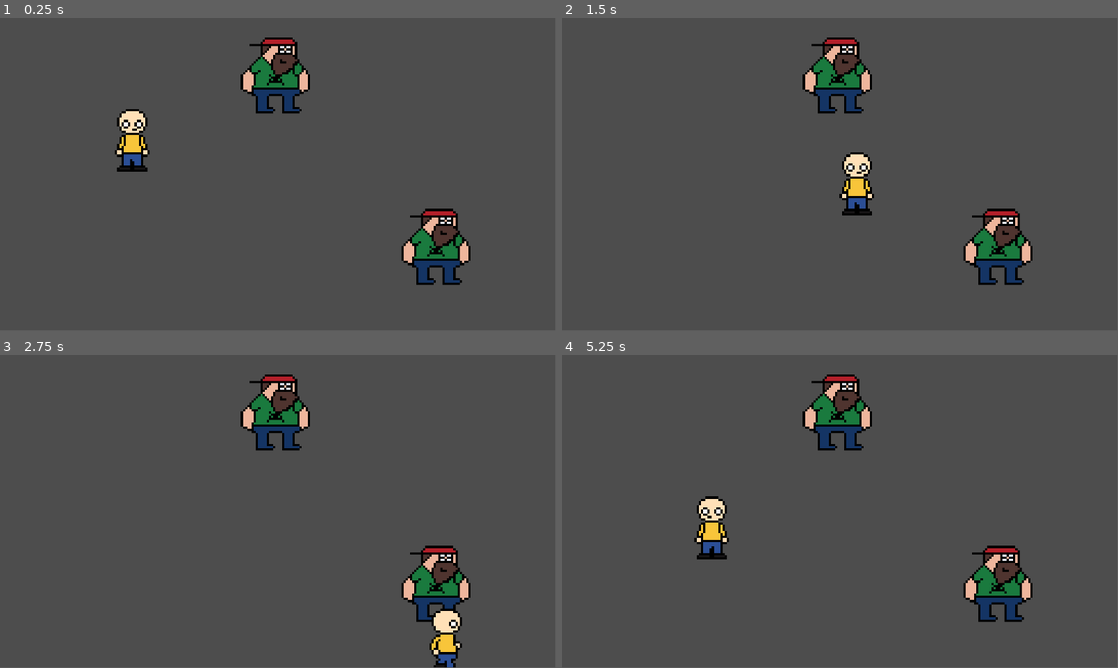
Above: before the commit, frames 1-4 (two rows, left to right).
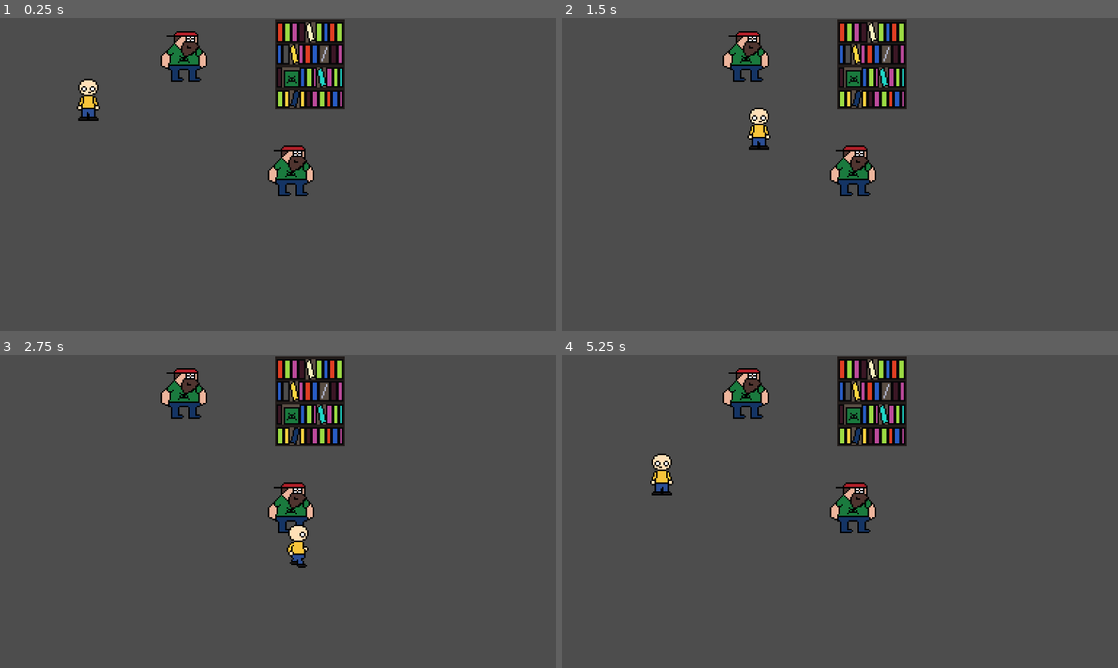
Above: after the commit, the same moments.

Repository: memoloop/ld58
Game: Godot game, scene res://scenes/game/game.tscn
Two runs of this game, one before a commit and one after it. Both use one fixed random seed, a clock stepped at 60 frames per second and the inputs below.
Inputs:
- Up to frame 1 (0.25 s): no input
- Up to frame 2 (1.5 s): tap Enter at 0.5 s; hold D (walk_right) 0.53-1.28 s; hold Space (interact, bound only after the commit) 0.53-1.28 s; hold S (walk_down) from 1.28 s (still down); tap Space (interact, bound only after the commit) at 1.35 s
- Up to frame 3 (2.75 s): release S (walk_down) at 2.03 s; hold D (walk_right) from 2.03 s (still down); hold Space (interact, bound only after the commit) from 2.03 s (still down)
- Up to frame 4 (5.25 s): release D (walk_right) at 2.78 s; release Space (interact, bound only after the commit) at 2.78 s; hold W (walk_up) 2.78-3.53 s; tap Space (interact, bound only after the commit) at 2.85, 4.35 s; hold Space (interact, bound only after the commit) 3.53-4.28 s; hold A (walk_left) 3.53-5.03 s; hold S (walk_down) from 5.03 s (still down); hold Space (interact, bound only after the commit) from 5.03 s (still down)
The window is 799x449 before the commit and 800x450 after it. Grey fills any space a smaller window leaves; there, only what the larger window draws over its background counts as a difference.

The runs differ from the first frame. In frame 1, 9.5% of the frame differs, in the area x 13-85%, y 0-86%; in frame 2, 8.9%; in frame 3, 9.2%; in frame 4, 9.5%.

Commit message:
Added shelf and now you can interact with collectors and shelves by pressing the SPACE key

Diff:
--- a/project.godot
+++ b/project.godot
@@ -16,10 +16,10 @@
 
 [display]
 
-window/size/viewport_width=256
-window/size/viewport_height=144
-window/size/window_width_override=1024
-window/size/window_height_override=576
+window/size/viewport_width=384
+window/size/viewport_height=216
+window/size/window_width_override=1152
+window/size/window_height_override=648
 window/stretch/mode="canvas_items"
 
 [input]
@@ -44,6 +44,11 @@
 "events": [Object(InputEventKey,"resource_local_to_scene":false,"resource_name":"","device":-1,"window_id":0,"alt_press …(192 unchanged characters)…
 ]
 }
+interact={
+"deadzone": 0.2,
+"events": [Object(InputEventKey,"resource_local_to_scene":false,"resource_name":"","device":-1,"window_id":0,"alt_pressed":false,"shift_pressed":false,"ctrl_pressed":false,"meta_pressed":false,"pressed":false,"keycode":0,"physical_keycode":32,"key_label":0,"unicode":32,"location":0,"echo":false,"script":null)
+]
+}
 
 [rendering]
 
--- a/scenes/characters/player/player.gd
+++ b/scenes/characters/player/player.gd
@@ -1,6 +1,7 @@
 extends CharacterBody2D
 
 var speed: float = 100.0
+var gripping_speed: float = 10.0
 var direction: Vector2 = Vector2.ZERO
 var last_direction: String = "down"
 var animation_direction: String = "down"
@@ -59,12 +60,16 @@
 func get_raycast_collision():
 	if ray_cast.is_colliding():
 		var collider = ray_cast.get_collider()
-		if collider is Collector:
-			collider.is_enlisted = true
-			collider.collision_layer = 2
-			collider.collision_mask = 2
-			collider.z_index = -1
-			collector_list.append(collider)
+		if Input.is_action_pressed("interact"):
+			if collider is Collector:
+				collider.is_enlisted = true
+				collider.collision_layer = 2
+				collider.collision_mask = 2
+				collider.z_index = -1
+				collector_list.append(collider)
+
+			if collider is Shelf:
+				collider.progress -= gripping_speed
 
 func give_position_to_collectors():
 	for collector in collector_list:
--- /dev/null
+++ b/scenes/characters/shelf/shelf.gd
@@ -0,0 +1,12 @@
+extends StaticBody2D
+class_name Shelf
+
+var is_empty: bool = false
+@export var progress: float = 100.0
+
+@onready var sprite: Sprite2D = $Sprite2D
+
+func _process(_delta):
+    if not is_empty and progress <= 0.0:
+        is_empty = true
+        sprite.region_rect = Rect2(48, 0, 48, 62)
--- /dev/null
+++ b/scenes/characters/shelf/shelf.tscn
@@ -0,0 +1,20 @@
+[gd_scene load_steps=4 format=3 uid="uid://cbe0tmdd1p3u5"]
+
+[ext_resource type="Texture2D" uid="uid://drcf6wnptcrfy" path="res://assets/imgs/shelf.png" id="1_jlwgb"]
+[ext_resource type="Script" uid="uid://cceyo2yqd8uky" path="res://scenes/characters/shelf/shelf.gd" id="1_pfc17"]
+
+[sub_resource type="RectangleShape2D" id="RectangleShape2D_pfc17"]
+size = Vector2(48, 62)
+
+[node name="Shelf" type="StaticBody2D"]
+script = ExtResource("1_pfc17")
+
+[node name="Sprite2D" type="Sprite2D" parent="."]
+position = Vector2(0, -31)
+texture = ExtResource("1_jlwgb")
+region_enabled = true
+region_rect = Rect2(0, 0, 48, 62)
+
+[node name="CollisionShape2D" type="CollisionShape2D" parent="."]
+position = Vector2(0, -31)
+shape = SubResource("RectangleShape2D_pfc17")
--- a/scenes/game/game.tscn
+++ b/scenes/game/game.tscn
@@ -1,7 +1,8 @@
-[gd_scene load_steps=3 format=3 uid="uid://eq6huhdqjsps"]
+[gd_scene load_steps=4 format=3 uid="uid://eq6huhdqjsps"]
 
 [ext_resource type="PackedScene" uid="uid://4wwlc7kam4xp" path="res://scenes/characters/player/player.tscn" id="1_sul5r"]
 [ext_resource type="PackedScene" uid="uid://cimd17tjghgl0" path="res://scenes/characters/collector/collector.tscn" id="2_7h61r"]
+[ext_resource type="PackedScene" uid="uid://cbe0tmdd1p3u5" path="res://scenes/characters/shelf/shelf.tscn" id="3_0sr1o"]
 
 [node name="Game" type="Node"]
 
@@ -16,3 +17,6 @@
 
 [node name="Collector2" parent="YSort" instance=ExtResource("2_7h61r")]
 position = Vector2(202, 123)
+
+[node name="Shelf" parent="YSort" instance=ExtResource("3_0sr1o")]
+position = Vector2(214, 63)
--- /dev/null
+++ b/scripts/global.gd
@@ -0,0 +1,4 @@
+extends Node
+
+var money: int = 0                      # You can buy collection stuffs
+var collection_stuffs: int = 0          # You can enlist collectors
Not shown, added: scenes/characters/shelf/shelf.gd.uid
Not shown, added: scripts/global.gd.uid
